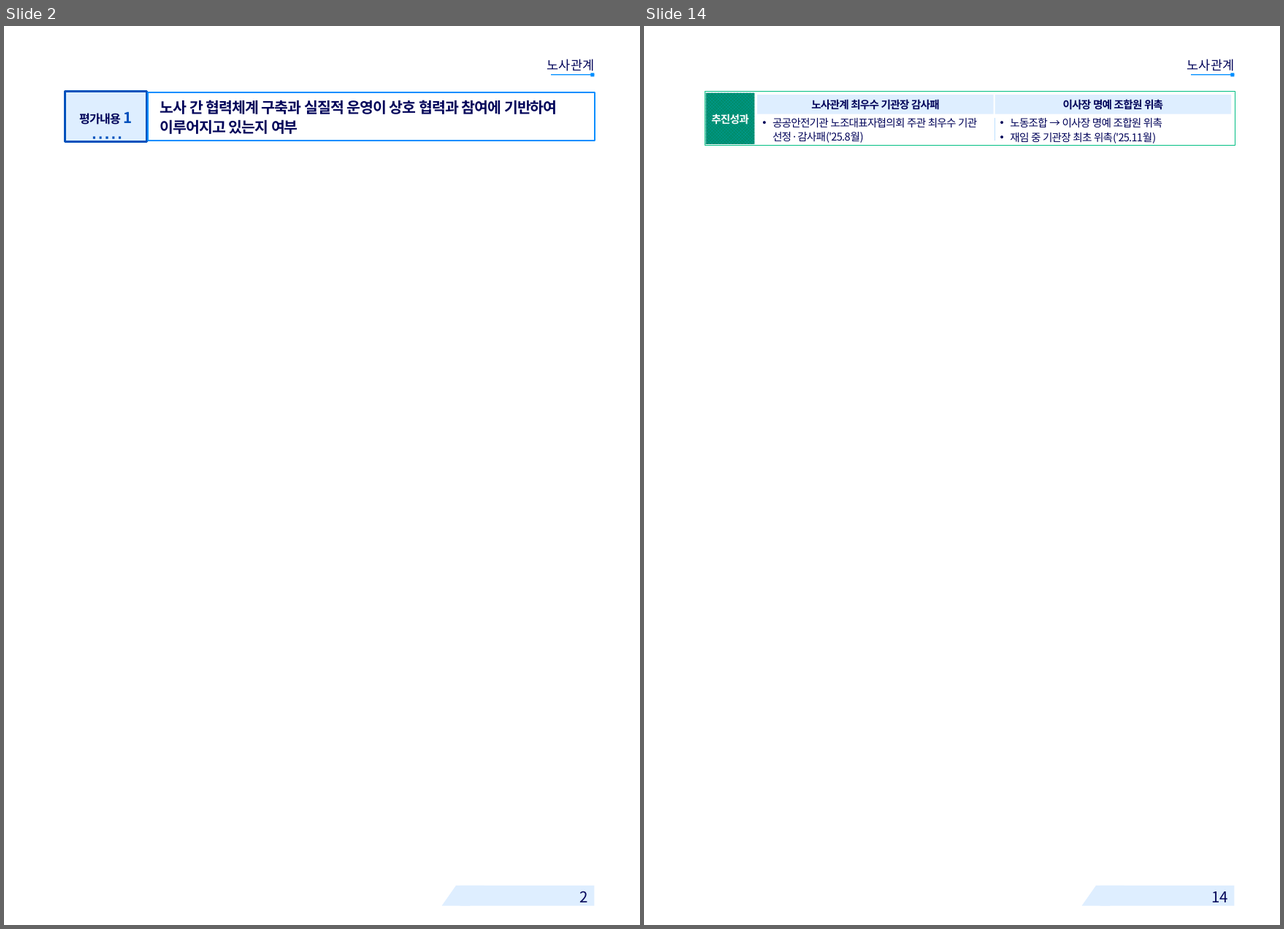
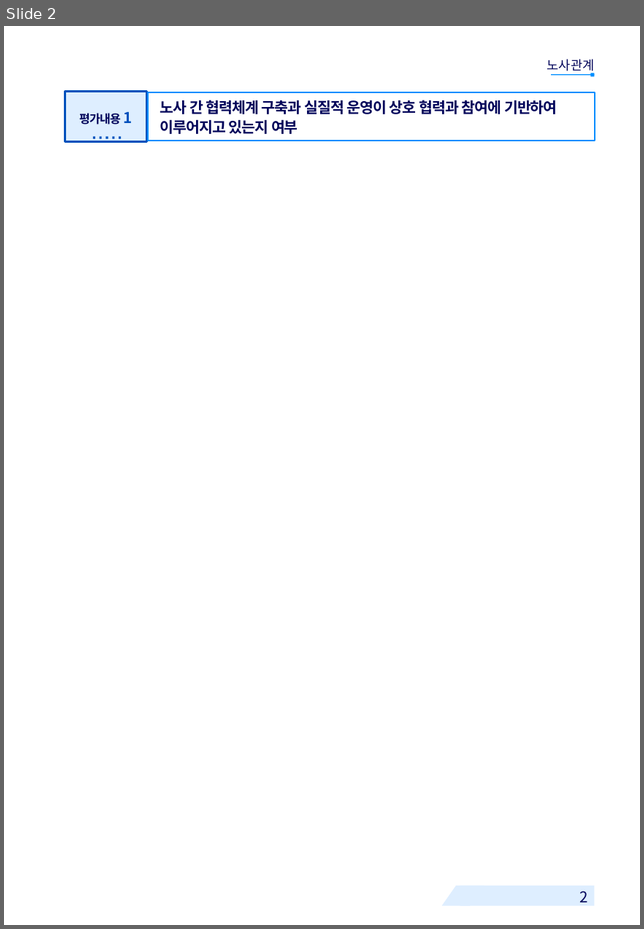
Before and after one commit to khjlsi-creator/claude, a slide deck: korad-경영평가-ppt/KORAD_경영평가_레이아웃_템플릿_A4세로.pptx. Shown side by side, each under a label of ours: slides 2 and 14 before the commit, slide 2 after it; the slides between them are not shown. The pictures are 1284x929 and 644x929 pixels, drawn with LibreOffice and Linux fonts; fonts in the diff are those of the drawing; background and template pictures are left out. Boxes give left, top, right and bottom in pixels: in the first picture for what was removed or moved away, otherwise in the second. Text is boxed around its words. In the diff, an @@ line names an element or a change of style, - is before the commit and + after.

```diff
--- a/korad-경영평가-ppt/KORAD_경영평가_레이아웃_템플릿_A4세로.pptx
+++ b/korad-경영평가-ppt/KORAD_경영평가_레이아웃_템플릿_A4세로.pptx
@@ slide 14 removed at <box>644,26,1280,925</box>, background #FFFFFF; not listed: 4 template elements that a slide beside it also shows @@
@@ text removed at <box>1187,59,1235,73</box> @@
-노사관계
@@ rectangle removed at <box>705,92,1235,145</box> @@
@@ rectangle removed at <box>705,93,755,144</box> @@
@@ rectangle removed at <box>757,95,993,114</box> @@
@@ text removed at <box>811,99,940,110</box> @@
-노사관계 최우수 기관장 감사패
@@ rectangle removed at <box>994,95,1231,114</box> @@
@@ text removed at <box>1063,99,1163,110</box> @@
-이사장 명예 조합원 위촉
@@ text removed at <box>711,114,748,125</box> @@
-추진성과
@@ text removed at <box>772,118,977,143</box> @@
-• 공공안전기관 노조대표자협의회 주관 최우수 기관 선정·감사패('25.8월)
@@ line removed from (994, 117) to (994, 141) @@
@@ text removed at <box>1010,118,1162,144</box> @@
-• 노동조합 → 이사장 명예 조합원 위촉
-• 재임 중 기관장 최초 위촉('25.11월)
@@ text removed at <box>1211,892,1228,903</box> @@
-14
```
Also in this commit, not shown: 24 slides changed, 7 slides added, 14 other slides removed, 7 other files.
